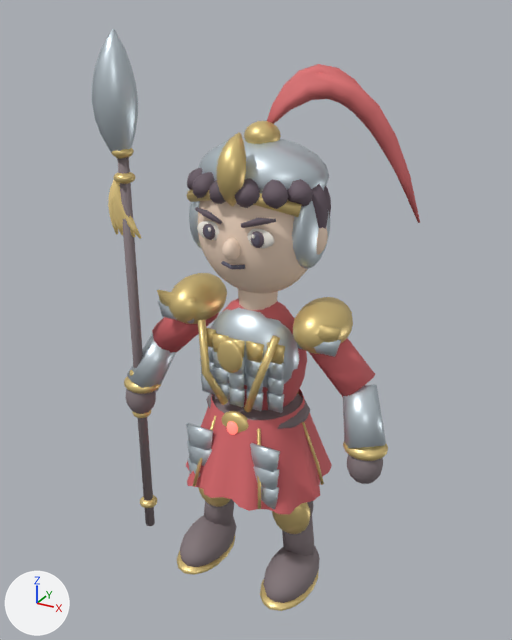
The glTF model samkok/web/models/07-e1.glb as it was, and as the next commit left it.
The view is the same before and after, from a 50 mm camera at (1.9, -3.47, 3.61) aimed at (-0.03, 0.04, 1.86). Arrows for +X, +Y and +Z are at lower left; the lights stay in place. The first picture is the older version.

The first picture shows '07_T1_Scarlet Cavalier_Mesh'.
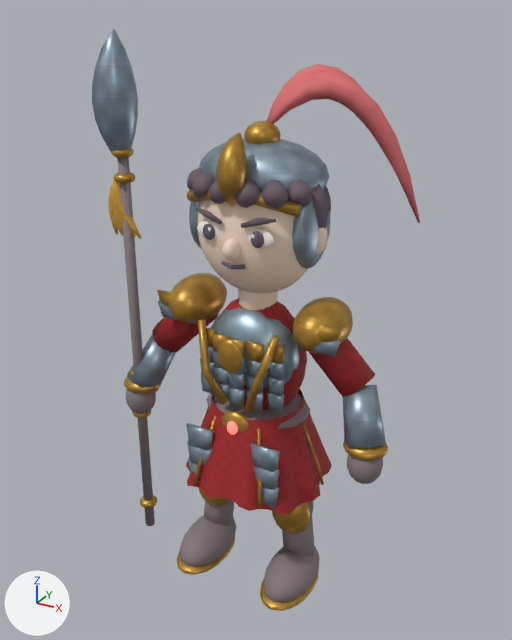
What differs and where, as boxes [x1, y1, x2, y2] in the pictures (512 x 640 px):
'07_T1_Scarlet Cavalier_Mesh', surface changed (darker)
    both: [92, 29, 388, 611]

Edits to the bpy script that builds the scene:
```text
Change mat_silk_b12427:
    where n0 = _N.new('ShaderNodeBsdfPrincipled'); n0.name = 'Principled BSDF'
    remove n0.inputs[0].default_value = (0.694, 0.141, 0.153, 1.0)  # 'Base Color', red #d9696d
    add n2 = _N.new('ShaderNodeTexImage'); n2.name = 'Image Texture'
    add n2.image = img_weave_b12427
    add n3 = _N.new('ShaderNodeNormalMap'); n3.name = 'Normal Map'
    add n3.uv_map = 'UVMap'
    add n3.inputs[0].default_value = 0.28  # 'Strength'
    add n4 = _N.new('ShaderNodeTexImage'); n4.name = 'Image Texture.001'
    add n4.image = img_surface_normal_true
    add _L.new(n2.outputs[0], n0.inputs[0])  # 'Color' to 'Base Color'
    add _L.new(n3.outputs[0], n0.inputs[5])  # 'Normal' to 'Normal'
    add _L.new(n4.outputs[0], n3.inputs[1])  # 'Color' to 'Color'
Change mat_accent_efb649:
    where n0 = _N.new('ShaderNodeBsdfPrincipled'); n0.name = 'Principled BSDF'
    remove n0.inputs[0].default_value = (0.937, 0.714, 0.286, 1.0)  # 'Base Color', yellow #f8dc92
    add n2 = _N.new('ShaderNodeTexImage'); n2.name = 'Image Texture'
    add n2.image = img_weave_efb649
    add n3 = _N.new('ShaderNodeNormalMap'); n3.name = 'Normal Map'
    add n3.uv_map = 'UVMap'
    add n3.inputs[0].default_value = 0.28  # 'Strength'
    add n4 = _N.new('ShaderNodeTexImage'); n4.name = 'Image Texture.001'
    add n4.image = img_surface_normal_true
    add _L.new(n2.outputs[0], n0.inputs[0])  # 'Color' to 'Base Color'
    add _L.new(n3.outputs[0], n0.inputs[5])  # 'Normal' to 'Normal'
    add _L.new(n4.outputs[0], n3.inputs[1])  # 'Color' to 'Color'
Change mat_antique_gold:
    where n0 = _N.new('ShaderNodeBsdfPrincipled'); n0.name = 'Principled BSDF'
    remove n0.inputs[0].default_value = (0.788, 0.604, 0.247, 1.0)  # 'Base Color', yellow #e6cc88
    add n2 = _N.new('ShaderNodeTexImage'); n2.name = 'Image Texture'
    add n2.image = img_engraved_c99a3f
    add n3 = _N.new('ShaderNodeNormalMap'); n3.name = 'Normal Map'
    add n3.uv_map = 'UVMap'
    add n3.inputs[0].default_value = 0.45  # 'Strength'
    add n4 = _N.new('ShaderNodeTexImage'); n4.name = 'Image Texture.001'
    add n4.image = img_surface_normal_false
    add _L.new(n2.outputs[0], n0.inputs[0])  # 'Color' to 'Base Color'
    add _L.new(n3.outputs[0], n0.inputs[5])  # 'Normal' to 'Normal'
    add _L.new(n4.outputs[0], n3.inputs[1])  # 'Color' to 'Color'
Change mat_steel:
    where n0 = _N.new('ShaderNodeBsdfPrincipled'); n0.name = 'Principled BSDF'
    remove n0.inputs[0].default_value = (0.604, 0.686, 0.741, 1.0)  # 'Base Color', light grey #ccd8df
    add n2 = _N.new('ShaderNodeTexImage'); n2.name = 'Image Texture'
    add n2.image = img_engraved_9aafbd
    add n3 = _N.new('ShaderNodeNormalMap'); n3.name = 'Normal Map'
    add n3.uv_map = 'UVMap'
    add n3.inputs[0].default_value = 0.45  # 'Strength'
    add n4 = _N.new('ShaderNodeTexImage'); n4.name = 'Image Texture.001'
    add n4.image = img_surface_normal_false
    add _L.new(n2.outputs[0], n0.inputs[0])  # 'Color' to 'Base Color'
    add _L.new(n3.outputs[0], n0.inputs[5])  # 'Normal' to 'Normal'
    add _L.new(n4.outputs[0], n3.inputs[1])  # 'Color' to 'Color'
Change me_07_t1_scarlet_cavalier_mesh:
    where me_07_t1_scarlet_cavalier_mesh.from_pydata(...)  # 9854 vertices, 17988 faces; spans x -0.96..0.92, y -0.49..0.49, z 0.02..3.51
    me_07_t1_scarlet_cavalier_mesh part 1: texture (UV) coordinates changed
```
